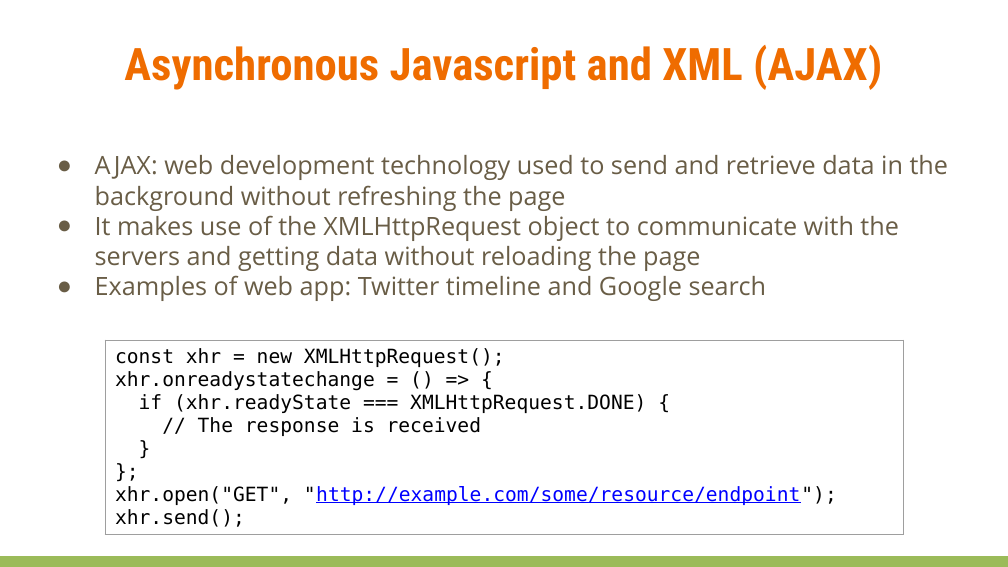
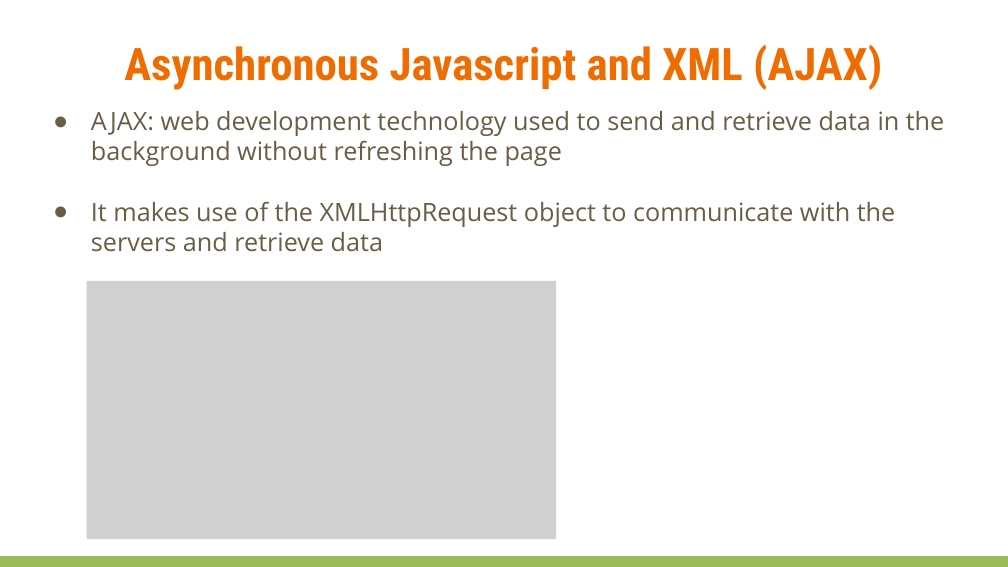
Before and after one commit to jelena-vk-itt/jvk-tudt-notes, a slide deck: slide 3 of rwat/res/files/NetworkProgramming.pptx. Drawn at 1008x567 pixels with LibreOffice and Linux fonts; fonts in the diff are those of the drawing; grey boxes stand for pictures. Boxes give left, top, right and bottom in pixels: in the first picture for what was removed or moved away, otherwise in the second. Text is boxed around its words. In the diff, an @@ line names an element or a change of style, - is before the commit and + after.

```diff
--- a/rwat/res/files/NetworkProgramming.pptx
+++ b/rwat/res/files/NetworkProgramming.pptx
@@ text "AJAX: web development technology used ...": place and size @@
-text "AJAX: web development technology used ..." at bbox=[95, 155, 948, 301]
+text "AJAX: web development technology used ..." at bbox=[91, 111, 944, 252]
@@ text at bbox=[91, 201, 895, 252]: text changed @@
-● It makes use of the XMLHttpRequest object to communicate with the servers and getting data without reloading the page
-● Examples of web app: Twitter timeline and Google search
+● It makes use of the XMLHttpRequest object to communicate with the servers and retrieve data
@@ picture added at bbox=[87, 281, 556, 539] @@
@@ table removed at bbox=[105, 340, 903, 531], 1 rows, 1 columns @@
-const xhr = new XMLHttpRequest(); / xhr.onreadystatechange = () => { / if (xhr.readyState === XMLHttpRequest.DONE) { // The response is received } / }; / xhr.open("GET", "http://example.com/some/resource/endpoint"); / xhr.send();
```
Also in this commit, not shown: 4 other slides changed, 4 slides removed, 2 other files.
